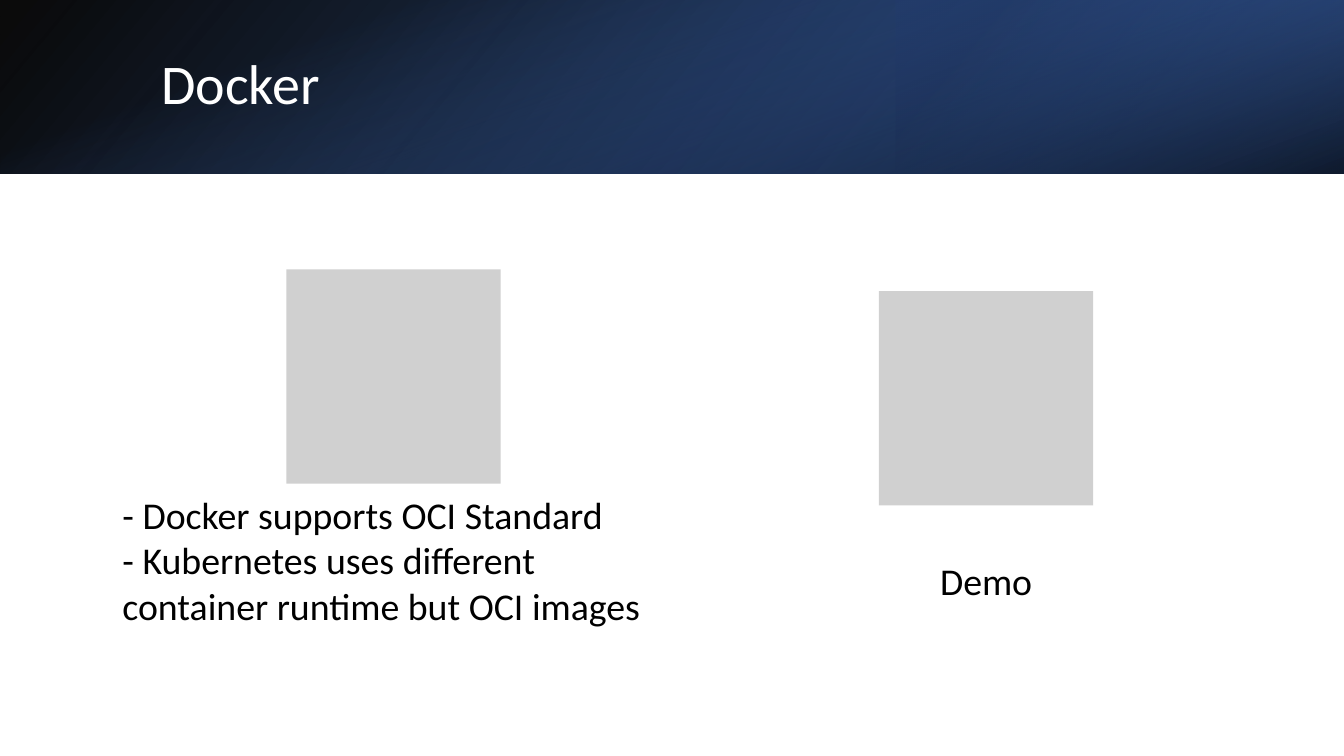
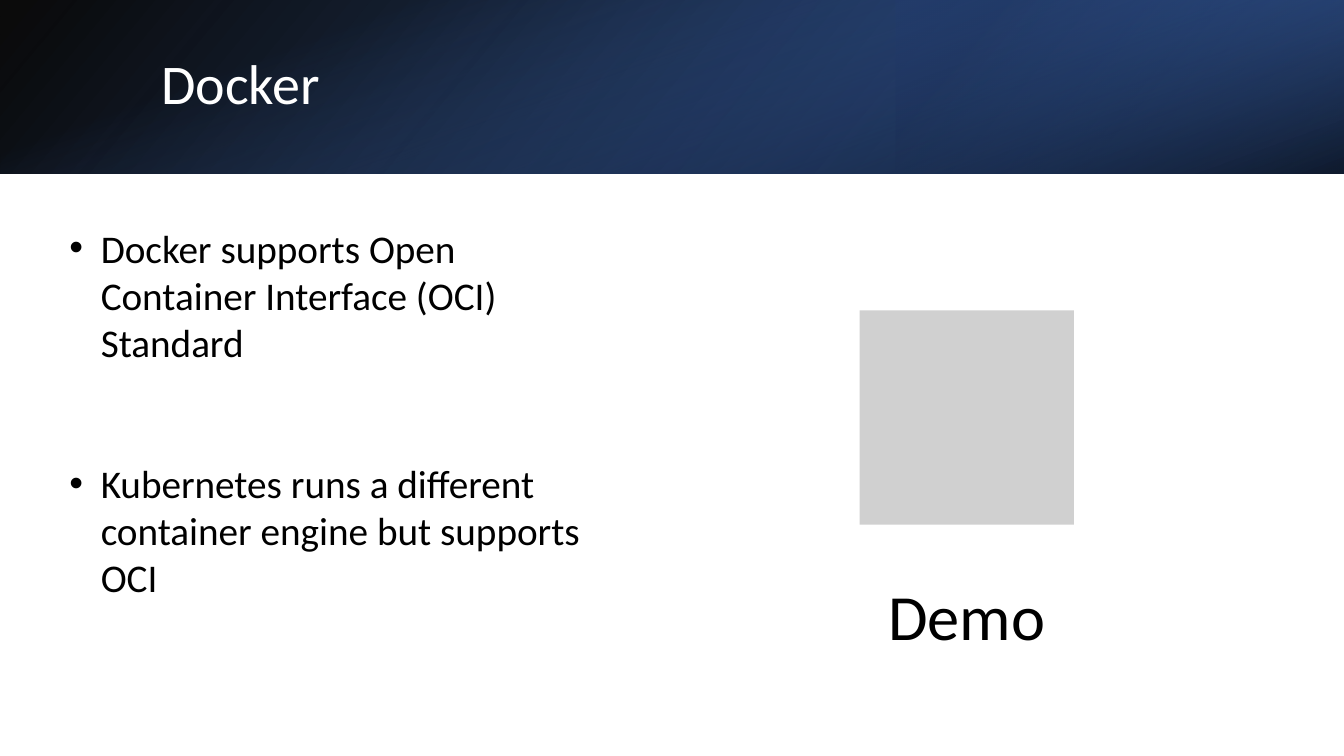
Before and after one commit to casimiri/k8stech, a slide deck: slide 6 of slides/Introduction to Kubernetes.pptx. Drawn at 1344x756 pixels with LibreOffice and Linux fonts; fonts in the diff are those of the drawing; grey boxes stand for pictures. Boxes give left, top, right and bottom in pixels: in the first picture for what was removed or moved away, otherwise in the second. Text is boxed around its words. In the diff, an @@ line names an element or a change of style, - is before the commit and + after.

```diff
--- a/slides/Introduction to Kubernetes.pptx
+++ b/slides/Introduction to Kubernetes.pptx
@@ text at (x1=101, y1=235, x2=580, y2=593): text changed; size 27 to 28 pt @@
-- Docker supports OCI Standard
-- Kubernetes uses different container runtime but OCI images
+• Docker supports Open Container Interface (OCI) Standard
+• Kubernetes runs a different container engine but supports OCI
@@ picture removed at (x1=879, y1=291, x2=1094, y2=506) @@
@@ picture moved from (x1=286, y1=269, x2=501, y2=484) to (x1=860, y1=311, x2=1075, y2=525) @@
@@ text "Demo" moved from (x1=940, y1=570, x2=1032, y2=596) to (x1=888, y1=598, x2=1045, y2=641) @@
@@ text "Demo" at (x1=888, y1=598, x2=1045, y2=641): size 27 to 46 pt; more space between paragraphs @@
```
Also in this commit, not shown: 2 other slides changed, 3 slides added, 1 slide removed, 1 other file.
